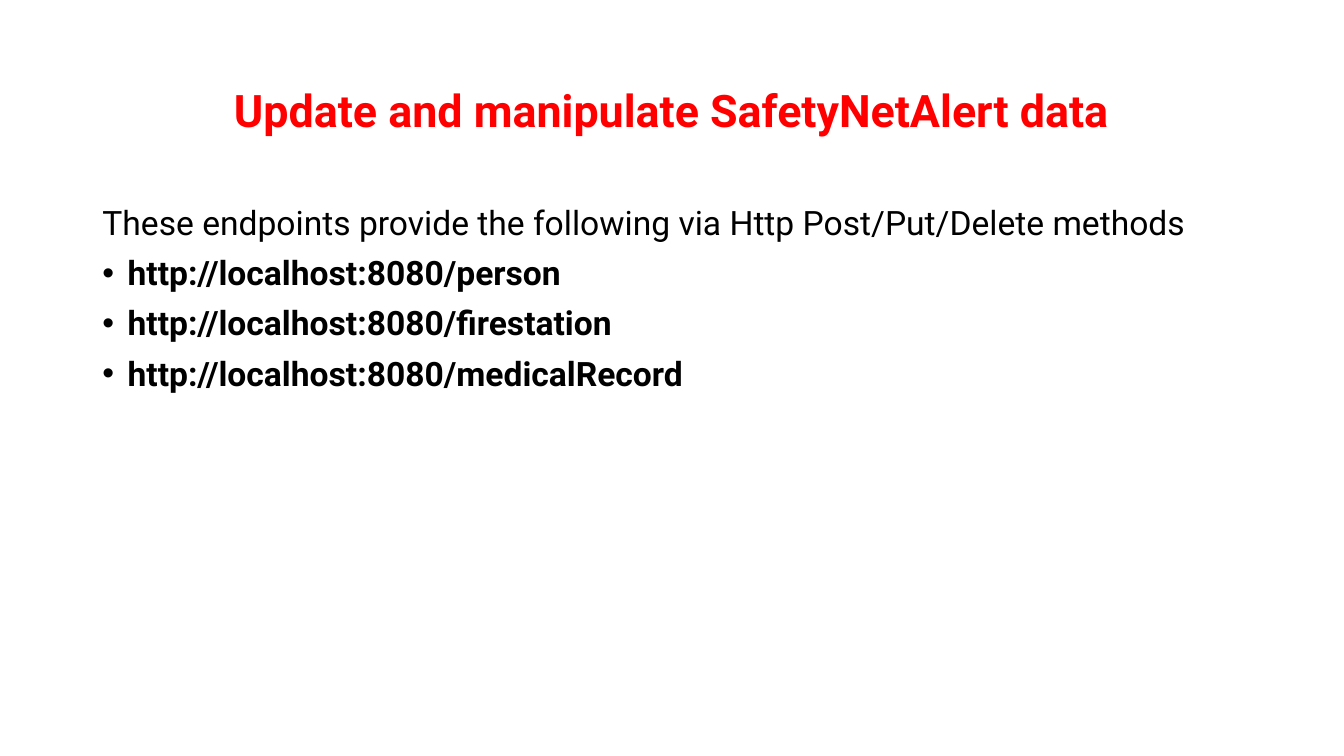
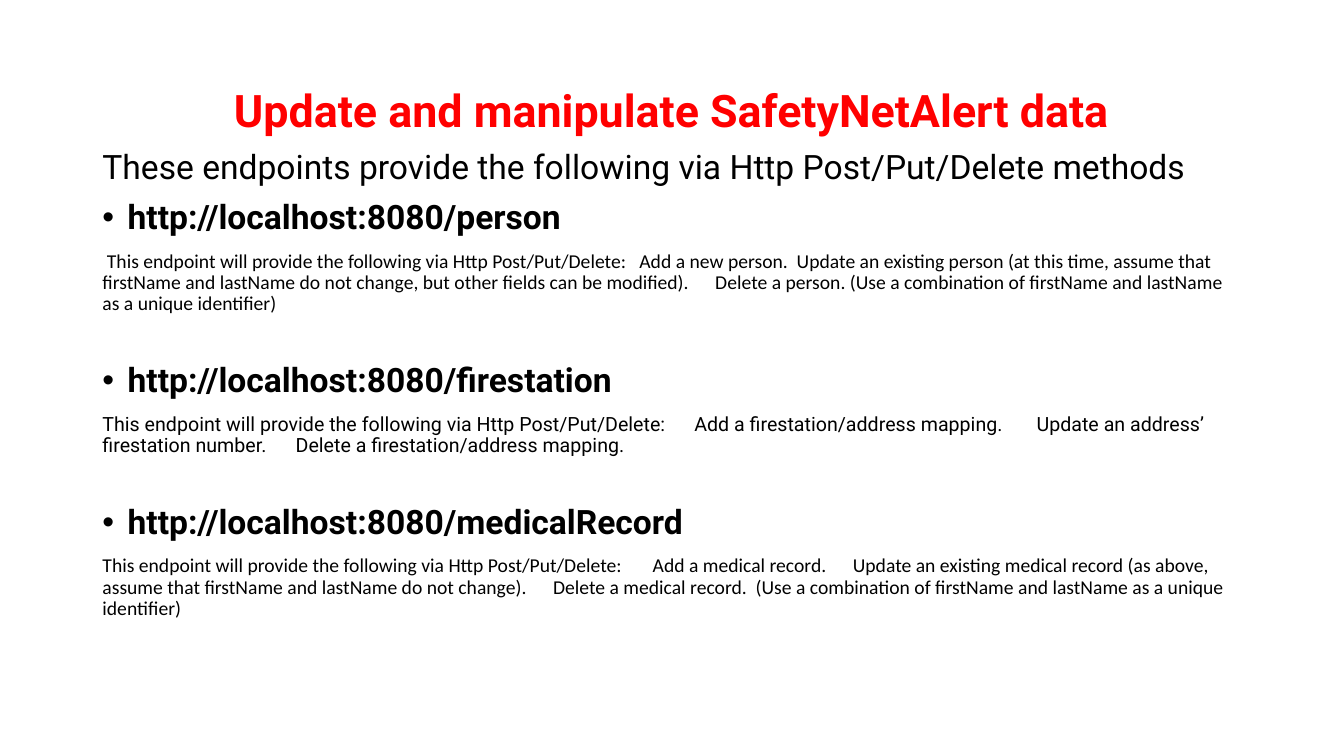
Before and after one commit to igorok-vin/safetynetalerts, a slide deck: slide 5 of documentation/Project5_Presentation.pptx. Drawn at 1344x756 pixels with LibreOffice and Linux fonts; fonts in the diff are those of the drawing. Boxes give left, top, right and bottom in pixels: in the first picture for what was removed or moved away, otherwise in the second. Text is boxed around its words. In the diff, an @@ line names an element or a change of style, - is before the commit and + after.

```diff
--- a/documentation/Project5_Presentation.pptx
+++ b/documentation/Project5_Presentation.pptx
@@ text "These endpoints provide the following ...": place and size @@
-text "These endpoints provide the following ..." at <box>102,209,1185,393</box>
+text "These endpoints provide the following ..." at <box>102,153,1223,618</box>
@@ text at <box>102,254,1222,313</box>: paragraph added @@
+This endpoint will provide the following via Http Post/Put/Delete: Add a new person. Update an existing person (at this time, assume that firstName and lastName do not change, but other fields can be modified). Delete a person. (Use a combination of firstName and lastName as a unique identifier)
@@ text at <box>102,416,1204,435</box>: paragraph added @@
+This endpoint will provide the following via Http Post/Put/Delete: Add a firestation/address mapping. Update an address’ firestation number. Delete a firestation/address mapping.
@@ text at <box>102,558,1223,618</box>: paragraph added @@
+This endpoint will provide the following via Http Post/Put/Delete: Add a medical record. Update an existing medical record (as above, assume that firstName and lastName do not change). Delete a medical record. (Use a combination of firstName and lastName as a unique identifier)
```
Also in this commit, not shown: 3 other slides changed, 13 other files.
